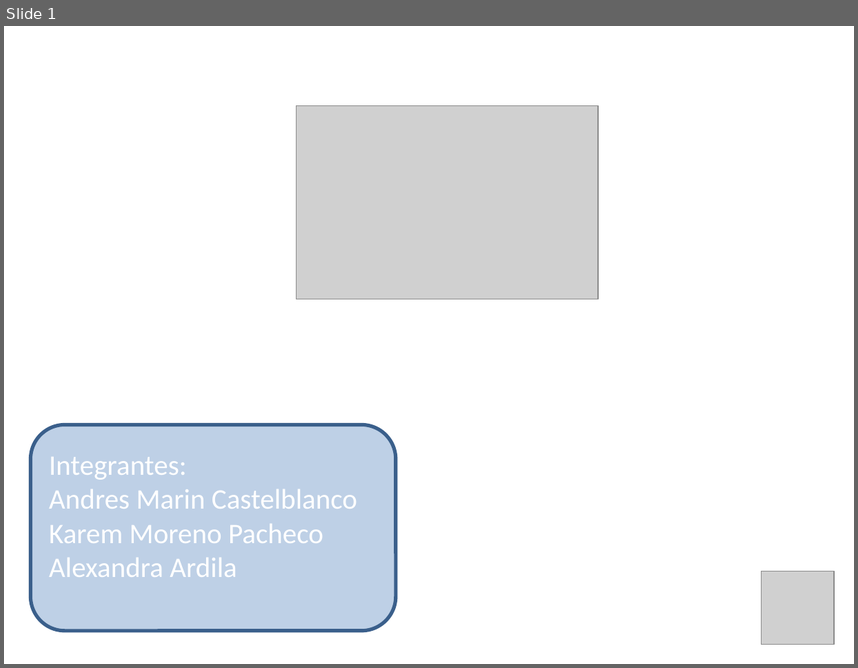
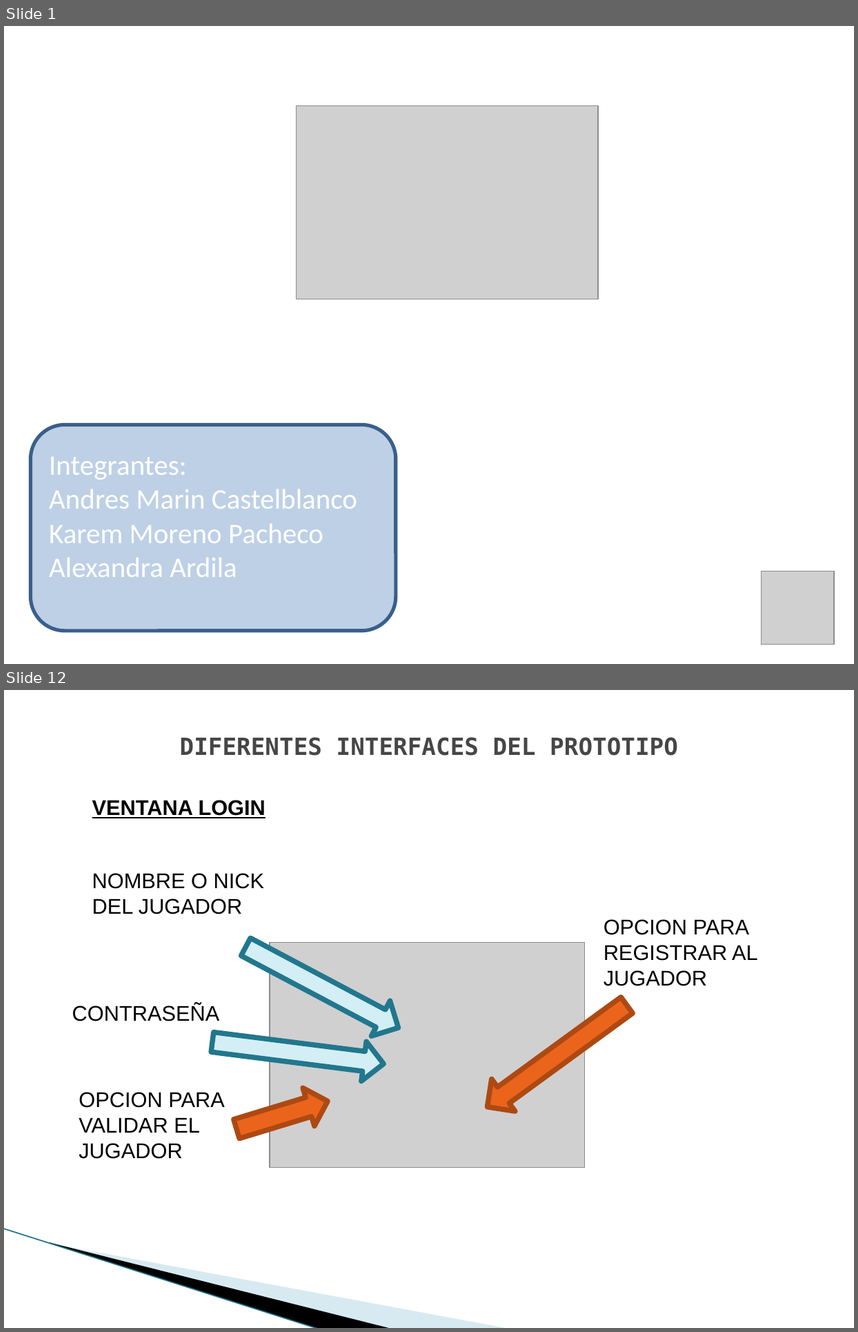
Before and after one commit to gtjemwa/ka2-proyect, a slide deck: Presentación Skysolution entrega 1.pptx. Shown one above the other, each under a label of ours: slide 1 before the commit, slides 1 and 12 after it; the slides between them are not shown. The pictures are 858x668 and 858x1332 pixels, drawn with LibreOffice and Linux fonts; fonts in the diff are those of the drawing; grey boxes stand for pictures; background and template pictures are left out. Boxes give left, top, right and bottom in pixels: in the first picture for what was removed or moved away, otherwise in the second. Text is boxed around its words. In the diff, an @@ line names an element or a change of style, - is before the commit and + after.

```diff
--- a/Presentación Skysolution entrega 1.pptx
+++ b/Presentación Skysolution entrega 1.pptx
@@ slide 12 added at <box>4,690,854,1328</box>, background #FFFFFF @@
@@ title added at <box>180,737,678,756</box>, 20 pt, text #464646, bold @@
+DIFERENTES INTERFACES DEL PROTOTIPO
@@ text added at <box>92,800,266,818</box>, 18 pt, text #000000, bold, underline @@
+VENTANA LOGIN
@@ text added at <box>92,873,265,914</box>, 18 pt, text #000000 @@
+NOMBRE O NICK DEL JUGADOR
@@ right arrow added at <box>237,929,408,1045</box>, fill #D3EEF5, outline #21788D 4.33 pt @@
@@ text added at <box>604,919,758,986</box>, 18 pt, text #000000 @@
+OPCION PARA REGISTRAR AL JUGADOR
@@ picture added at <box>269,943,584,1167</box> @@
@@ right arrow added at <box>475,989,639,1123</box>, fill #EB641B, outline #AE4A14 4.33 pt @@
@@ text added at <box>72,1004,220,1021</box>, 18 pt, text #000000 @@
+CONTRASEÑA
@@ right arrow added at <box>210,1022,386,1083</box>, fill #D3EEF5, outline #21788D 4.33 pt @@
@@ right arrow added at <box>230,1082,333,1147</box>, fill #EB641B, outline #AE4A14 4.33 pt @@
@@ text added at <box>79,1092,224,1159</box>, 18 pt, text #000000 @@
+OPCION PARA VALIDAR EL JUGADOR
@@ freeform shape added at <box>70,1155,424,1290</box>, fill #A0CBDC at 40% opacity @@
@@ freeform shape added at <box>4,1228,352,1306</box>, fill #000000 @@
@@ line added from (4, 1228) to (319, 1328), #97C5D8 0.95 pt @@
```
Also in this commit, not shown: 2 slides changed, 10 other slides added, 6 slides removed, 3 other files.
